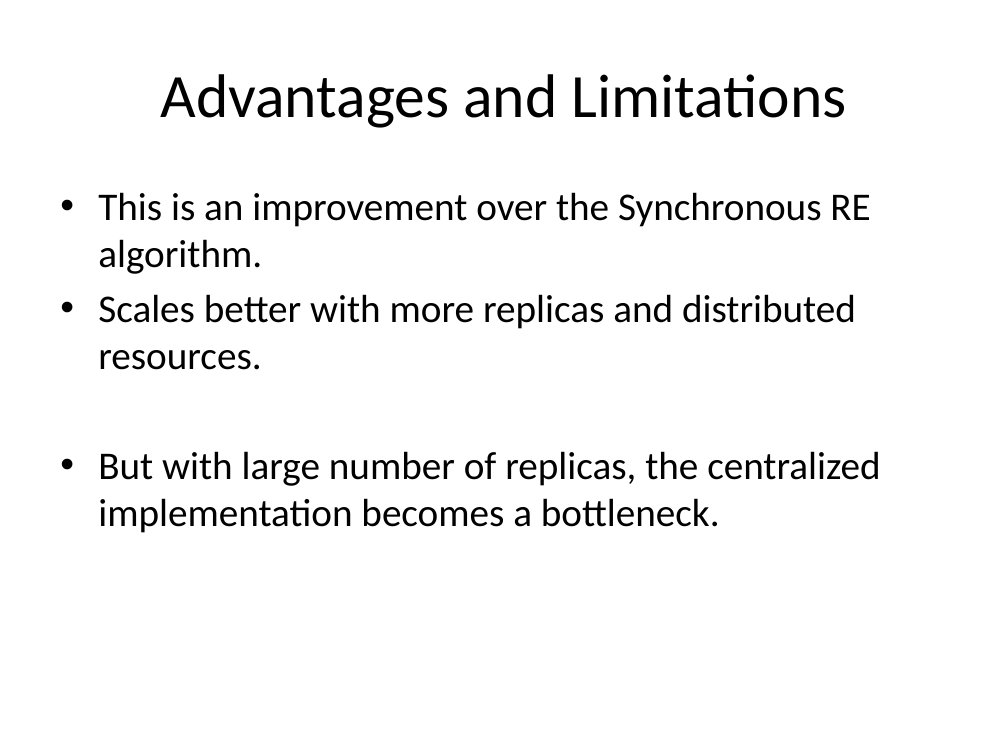
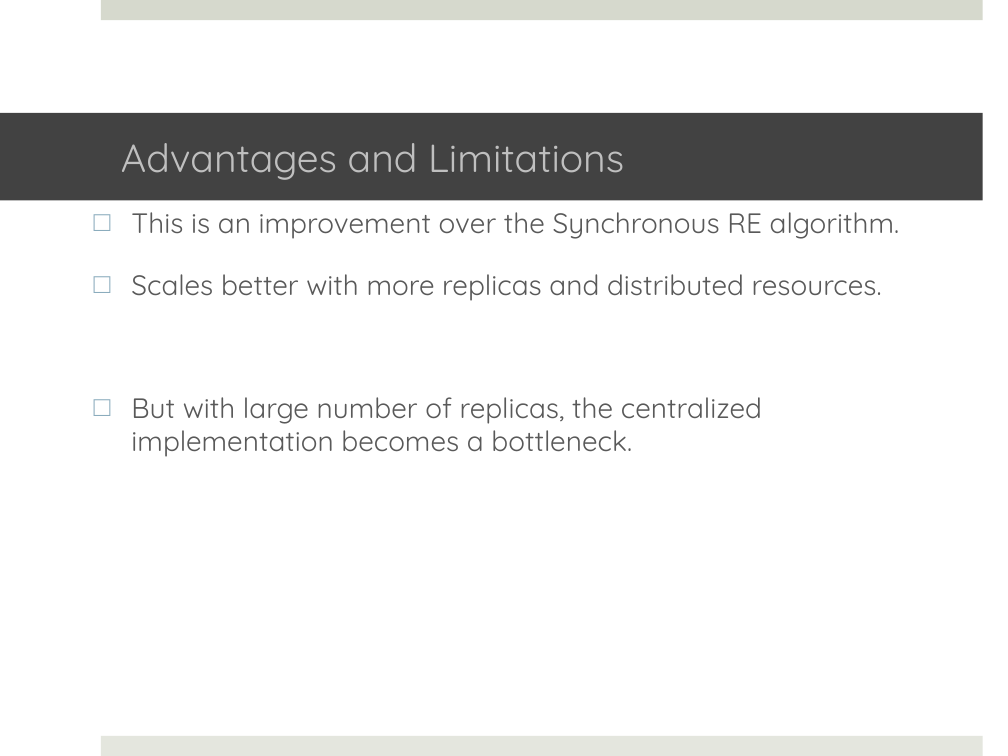
Before and after one commit to saga-project/saga-cpp-legacy-projects, a slide deck: slide 11 of papers/async-re/data/RE.pptx. Drawn at 1008x756 pixels with LibreOffice and Linux fonts; fonts in the diff are those of the drawing; background and template pictures are left out. Boxes give left, top, right and bottom in pixels: in the first picture for what was removed or moved away, otherwise in the second. Text is boxed around its words. In the diff, an @@ line names an element or a change of style, - is before the commit and + after.

```diff
--- a/papers/async-re/data/RE.pptx
+++ b/papers/async-re/data/RE.pptx
@@ rectangle added at <box>101,0,983,20</box>, fill #D6D9CD @@
@@ title "Advantages and Limitations": place and size @@
-title "Advantages and Limitations" at <box>160,74,846,128</box>
+title "Advantages and Limitations" at <box>0,113,983,201</box>
@@ title "Advantages and Limitations" at <box>0,113,983,201</box>: size 44 to 28 pt, font Calibri to Quicksand, text colour #000000 to #BFBFBF; alignment centre to left; fill none to #424242 @@
@@ text "This is an improvement over ...": place and size @@
-text "This is an improvement over ..." at <box>98,192,880,533</box>
+text "This is an improvement over ..." at <box>131,212,899,457</box>
@@ text "This is an improvement over ..." at <box>131,212,899,457</box>: size 28 to 20 pt, font Calibri to Quicksand, text colour #000000 to #595959; bullet • to □; more space between paragraphs @@
@@ rectangle added at <box>101,736,983,756</box>, fill #E4E6DE @@
```
Also in this commit, not shown: 20 other slides changed, 2 slides added, 3 slides removed.
